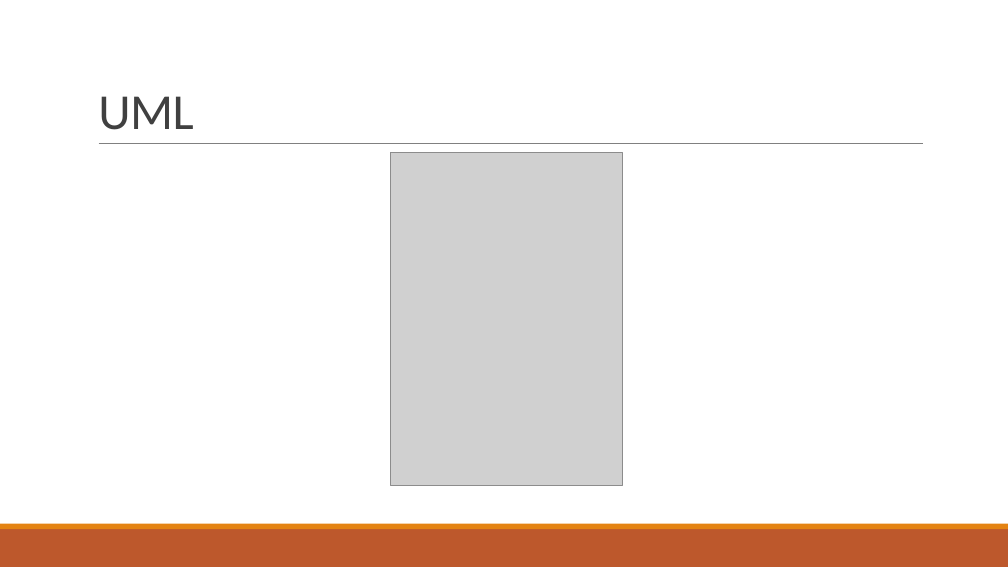
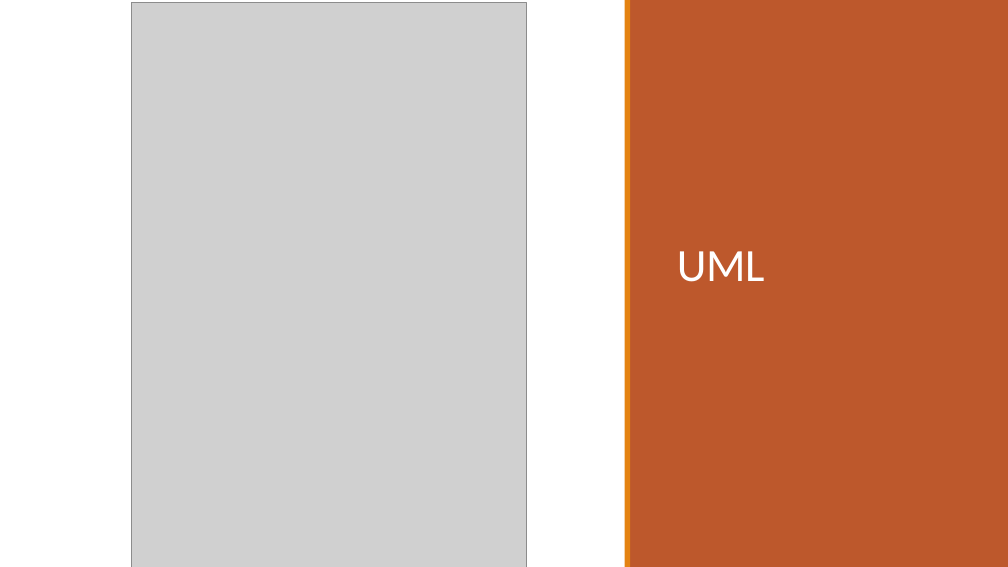
Before and after one commit to baldimario/Simplex, a slide deck: slide 8 of IDENTICAZIONE SISTEMA DI CARICHE PUNTIFORMI DA MISURE DI.pptx (slide 7 before the commit). Drawn at 1008x567 pixels with LibreOffice and Linux fonts; fonts in the diff are those of the drawing; grey boxes stand for pictures. Boxes give left, top, right and bottom in pixels: in the first picture for what was removed or moved away, otherwise in the second. Text is boxed around its words. In the diff, an @@ line names an element or a change of style, - is before the commit and + after.

```diff
--- a/IDENTICAZIONE SISTEMA DI CARICHE PUNTIFORMI DA MISURE DI.pptx
+++ b/IDENTICAZIONE SISTEMA DI CARICHE PUNTIFORMI DA MISURE DI.pptx
@@ rectangle added at [0,0,1008,567], fill #FFFFFF @@
@@ picture: place and size @@
-picture at [390,153,622,485]
+picture at [132,2,526,567]
@@ rectangle added at [625,0,630,567], fill #E48312 @@
@@ rectangle added at [630,0,1008,567], fill #BD582C @@
@@ title "UML": place and size @@
-title "UML" at [98,96,193,130]
+title "UML" at [677,251,765,282]
@@ title "UML" at [677,251,765,282]: size 48 to 44 pt, text colour #404040 to #FFFFFF @@
@@ line removed from (99, 144) to (923, 144) @@
@@ rectangle removed at [0,529,1008,567] @@
@@ rectangle removed at [0,524,1008,529] @@
@@ rectangle added at [0,529,1008,567], fill #BD582C @@
@@ rectangle added at [0,524,1008,529], fill #E48312 @@
```
Also in this commit, not shown: 8 other slides changed, 3 slides added, 2 slides removed, 2 other files.
